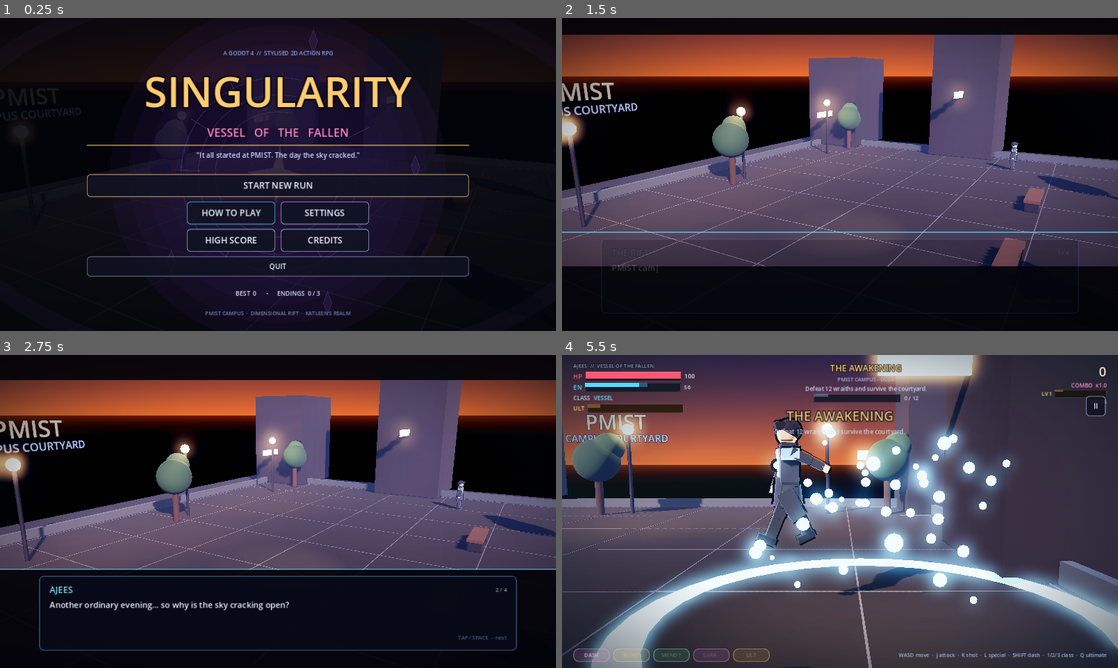
Above: before the commit, frames 1-4 (two rows, left to right).
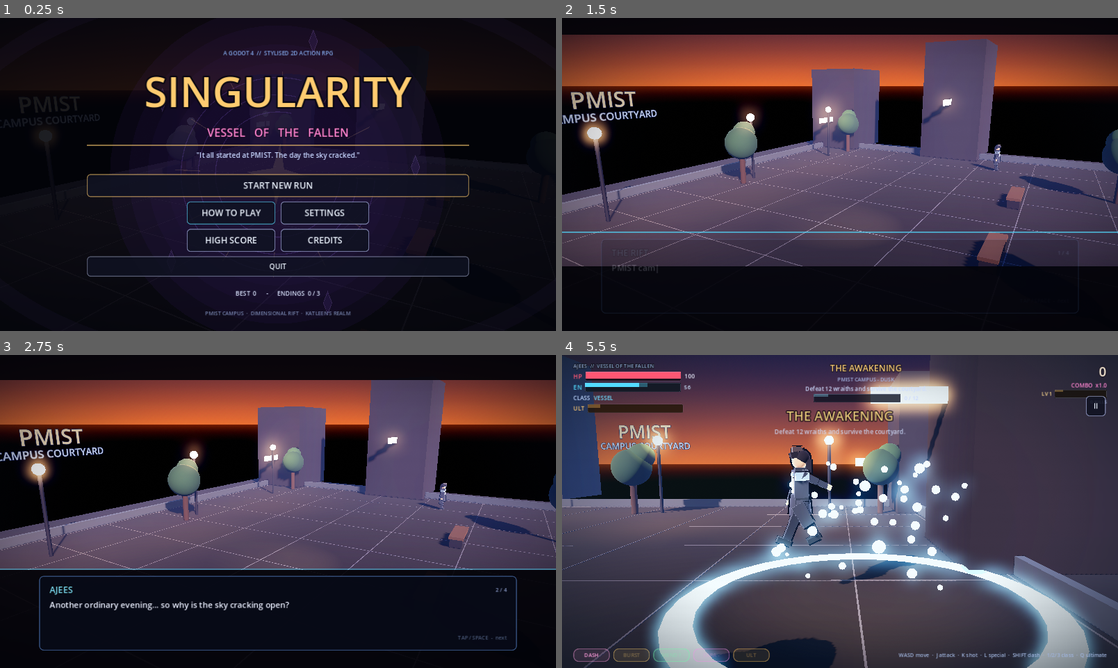
Above: after the commit, the same moments.

Repository: abdulkather82821-shadow/Singularity-Mobile-game
Game: Godot game, scene res://res/scenes/main.tscn
Two runs of this game, one before a commit and one after it. Both use one fixed random seed, a clock stepped at 60 frames per second and the inputs below. Sound files missing from this copy of the repository are replaced by a short silence.
Inputs (mouse positions are in pixels of both pictures, inside the frame that each line leads up to):
- Up to frame 1 (0.25 s): no input
- Up to frame 2 (1.5 s): click "START NEW RUN" at 0.5 s; click "BEGIN" at 1.25 s
- Up to frame 3 (2.75 s): tap Enter at 2 s; move the mouse to (400, 495) at 2.02 s; hold D (move_right) from 2.03 s (still down); hold J (attack) from 2.03 s (still down); click (400, 495) at 2.17 s; tap Space (jump) at 2.27 s
- Up to frame 4 (5.5 s): release D (move_right) at 2.75 s; release J (attack) at 2.75 s; drag from (728, 527) to (812, 574) at 2.77 s; move the mouse to (895, 442) at 3.52 s; hold D (move_right) 3.53-4.25 s; hold H (heal) 3.53-4.25 s; drag from (812, 574) to (673, 464) at 4.27 s; move the mouse to (1006, 558) at 5.02 s; hold A (move_left) from 5.03 s (still down); hold L (special) from 5.03 s (still down); tap Space (jump) at 5.27 s

The runs differ from the first frame. In frame 1, 0.3% of the frame differs, in the area x 2-36%, y 26-40%; in frame 2, 18%; in frame 3, 16%; in frame 4, 36%, in the area x 0-100%, y 0-100%.

Commit message:
feat(look): cooler hero palette, hair volume, camera pulled back to action framing
Co-authored-by: arena-agent <297053741+arena-agent@users.noreply.github.com>

Diff:
--- a/res/scripts/entities/player.gd
+++ b/res/scripts/entities/player.gd
@@ -73,11 +73,11 @@
 	rig.name = "Rig"
 	rig.build({
 		"skin": Color(0.99, 0.84, 0.72),
-		"hair": Color(0.09, 0.08, 0.13),
-		"coat": class_data.get("coat", Color(0.14, 0.16, 0.26)),
-		"trim": class_data.get("trim", Color(0.42, 0.62, 0.92)),
-		"shirt": Color(0.78, 0.83, 0.96),
-		"pants": Color(0.12, 0.13, 0.2),
+		"hair": Color(0.07, 0.06, 0.11),
+		"coat": class_data.get("coat", Color(0.11, 0.13, 0.27)),
+		"trim": class_data.get("trim", Color(0.3, 0.78, 1.0)),
+		"shirt": Color(0.88, 0.91, 0.99),
+		"pants": Color(0.09, 0.1, 0.17),
 		"eye": class_data.get("color", Color(0.42, 0.86, 1.0)),
 		"core": class_data.get("color", Color(0.42, 0.86, 1.0)),
 		"cape": Color(0.1, 0.11, 0.18),
--- a/res/scripts/game_config.gd
+++ b/res/scripts/game_config.gd
@@ -219,9 +219,9 @@
 const ARENA_HALF_Z: float = 13.0
 const GROUND_Y: float = 0.0
 
-const CAMERA_OFFSET: Vector3 = Vector3(0.0, 1.95, 6.3)
-const CAMERA_LOOK_HEIGHT: float = 1.18
-const CAMERA_FOV: float = 42.0
+const CAMERA_OFFSET: Vector3 = Vector3(0.0, 2.35, 7.4)
+const CAMERA_LOOK_HEIGHT: float = 1.35
+const CAMERA_FOV: float = 46.0
 const CAMERA_FOLLOW: float = 5.2
 
 const PLAYER_SPEED_3D: float = 6.6
--- a/res/scripts/world/rig3d.gd
+++ b/res/scripts/world/rig3d.gd
@@ -161,6 +161,8 @@
 	var style: String = String(palette["hair_style"])
 	part(hair, SphereMesh.new(), _mat(palette["hair"]), Vector3(0.0, 0.15, -0.03), Vector3.ZERO, Vector3(0.35, 0.33, 0.35))
 	part(hair, BoxMesh.new(), _mat(palette["hair"]), Vector3(0.0, 0.2, 0.12), Vector3(0.24, 0.0, 0.0), Vector3(0.28, 0.12, 0.14))
+	part(hair, BoxMesh.new(), _mat(palette["hair"].lightened(0.18)), Vector3(0.0, 0.3, 0.06), Vector3(0.0, 0.0, 0.06), Vector3(0.2, 0.1, 0.2))
+	part(hair, BoxMesh.new(), _mat(palette["hair"]), Vector3(0.0, -0.02, -0.16), Vector3.ZERO, Vector3(0.26, 0.3, 0.1))
 	if style == "long":
 		part(hair, BoxMesh.new(), _mat(palette["hair"]), Vector3(0.0, -0.16, -0.11), Vector3.ZERO, Vector3(0.34, 0.66, 0.14))
 		part(hair, BoxMesh.new(), _mat(palette["hair"]), Vector3(-0.16, -0.02, 0.02), Vector3.ZERO, Vector3(0.09, 0.52, 0.16))
